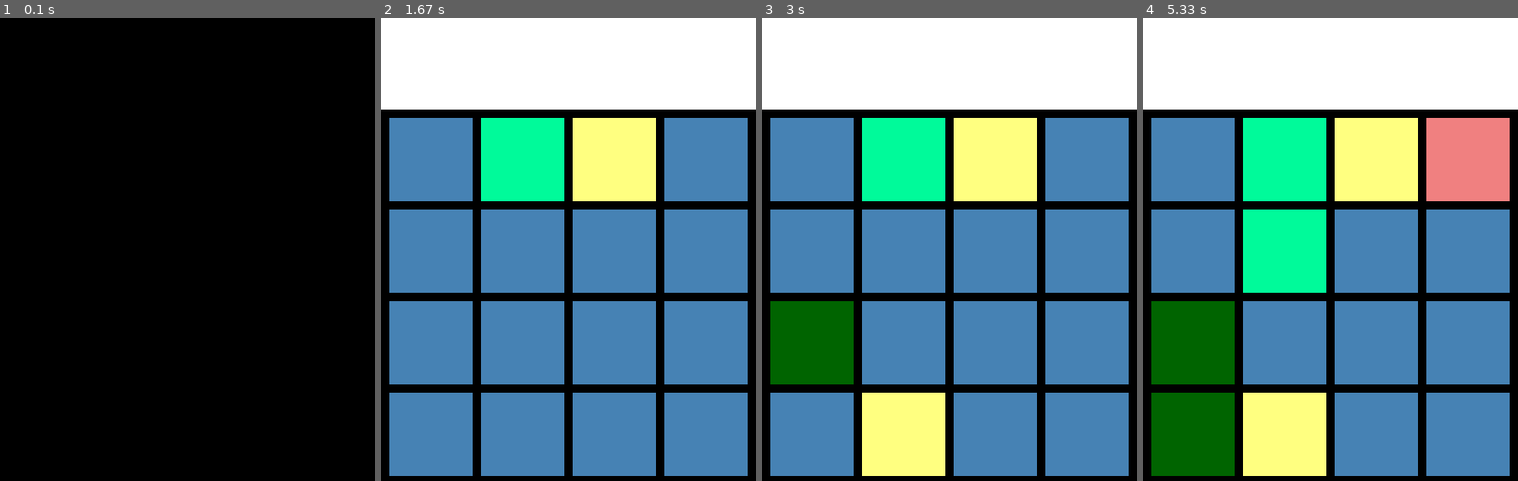
Above: before the commit, frames 1-4 (left to right).
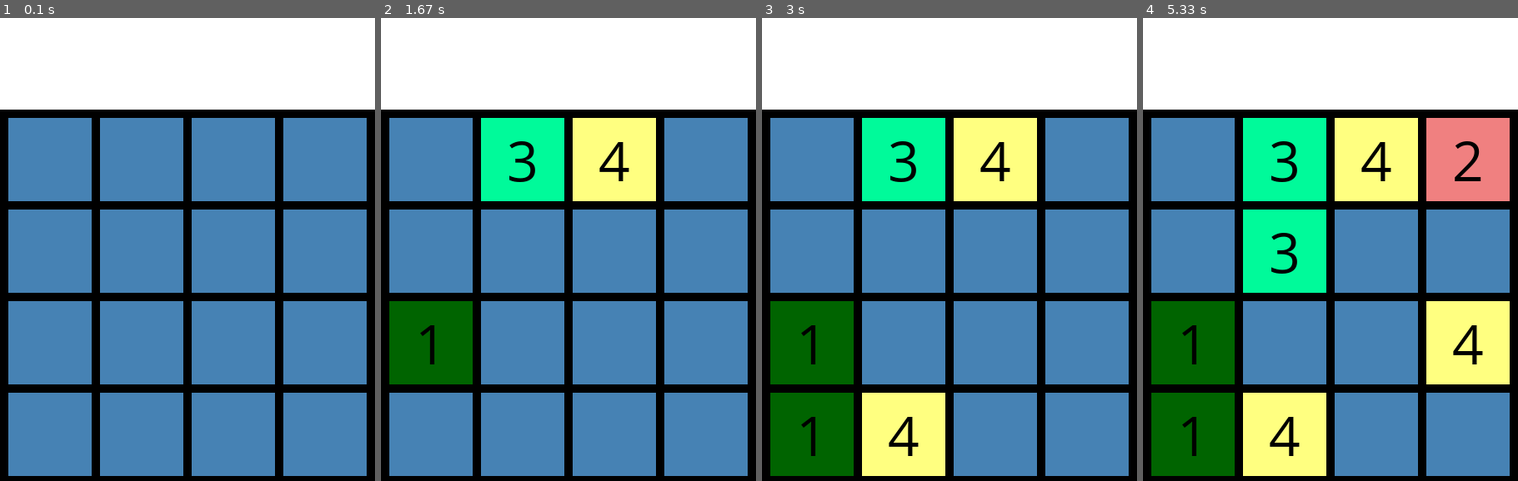
Above: after the commit, the same moments.

Repository: Roman-Blokhin/Python
Game: pygame game, started from my_code/testing/catan/index.py
Same seed, same stepped clock (60 frames per second), same inputs: the game is played once before the commit and once after it.
Inputs:
- Up to frame 1 (0.1 s): no input
- Up to frame 2 (1.67 s): tap Enter at 0.33 s; tap Space at 0.67, 1.17 s
- Up to frame 3 (3 s): tap Space at 1.7, 2.43 s
- Up to frame 4 (5.33 s): tap Space at 3.3, 4.27, 5.3 s

The runs differ from the first frame. In frame 1, 84% of the frame differs, in the area x 0-100%, y 0-99%; in frame 2, 4.5%; in frame 3, 4.8%; in frame 4, 5.4%.

Commit message:
Catan. Вынес всю отрисовку экрана в отдельную функцию

Diff:
--- a/my_code/testing/catan/index.py
+++ b/my_code/testing/catan/index.py
@@ -2,6 +2,26 @@
 import sys
 from logic import *
 pygame.init()
+
+
+def draw_interface():
+    pygame.draw.rect(screen, WHITE, (TITLE_RECT))
+    font = pygame.font.SysFont('Comic Sans MS', 70)
+    pretty_print(mas)
+
+    for row in range(COUNT_BLOCK):
+        for column in range(COUNT_BLOCK):
+            value = mas[row][column]
+            text = font.render(f'{value}', True, BLACK)
+            x = column * SIZE_BLOCK + MARGIN * (column + 1)
+            y = row * SIZE_BLOCK + MARGIN * (row + 1) + 110
+            pygame.draw.rect(screen, COLORS[value], (x, y, SIZE_BLOCK, SIZE_BLOCK))
+
+            if value != 0:
+                font_w, font_h = text.get_size()
+                text_x = x + (SIZE_BLOCK - font_w) / 2
+                text_y = y + (SIZE_BLOCK - font_h) / 2
+                screen.blit(text, (text_x, text_y))
 
 
 RED = (255, 0, 0)
@@ -40,6 +60,7 @@
 pygame.display.set_caption('Catan')
 
 pretty_print(mas)
+draw_interface()
 pygame.display.update()
 
 while is_sero_in_mas(mas):
@@ -49,24 +70,6 @@
             sys.exit(0)
 
         elif event.type == pygame.KEYDOWN:
-            pygame.draw.rect(screen, WHITE, (TITLE_RECT))
-            font = pygame.font.SysFont('Comic Sans MS', 70)
-            pretty_print(mas)
-
-            for row in range(COUNT_BLOCK):
-                for column in range(COUNT_BLOCK):
-                    value = mas[row][column]
-                    text = font.render(f'{value}', True, BLACK)
-                    x = column * SIZE_BLOCK + MARGIN * (column + 1)
-                    y = row * SIZE_BLOCK + MARGIN * (row + 1) + 110
-                    pygame.draw.rect(screen, COLORS[value], (x, y, SIZE_BLOCK, SIZE_BLOCK))
-
-                    if value != 0:
-                        font_w, font_h = text.get_size()
-                        text_x = x + (SIZE_BLOCK - font_w) / 2
-                        text_y = y + (SIZE_BLOCK - font_h) / 2
-
-            # input()
             empty = get_empty_list(mas)
             random.shuffle(empty)
             random_number = empty.pop()
@@ -75,7 +78,7 @@
             mas = insert_num_to_mas(mas, x, y)
             print(get_empty_list(mas))
 
-
+            draw_interface()
             pygame.display.update()
 
 # 16 = 3 red 5 green 4 sheep 2 grey 2 yellow
